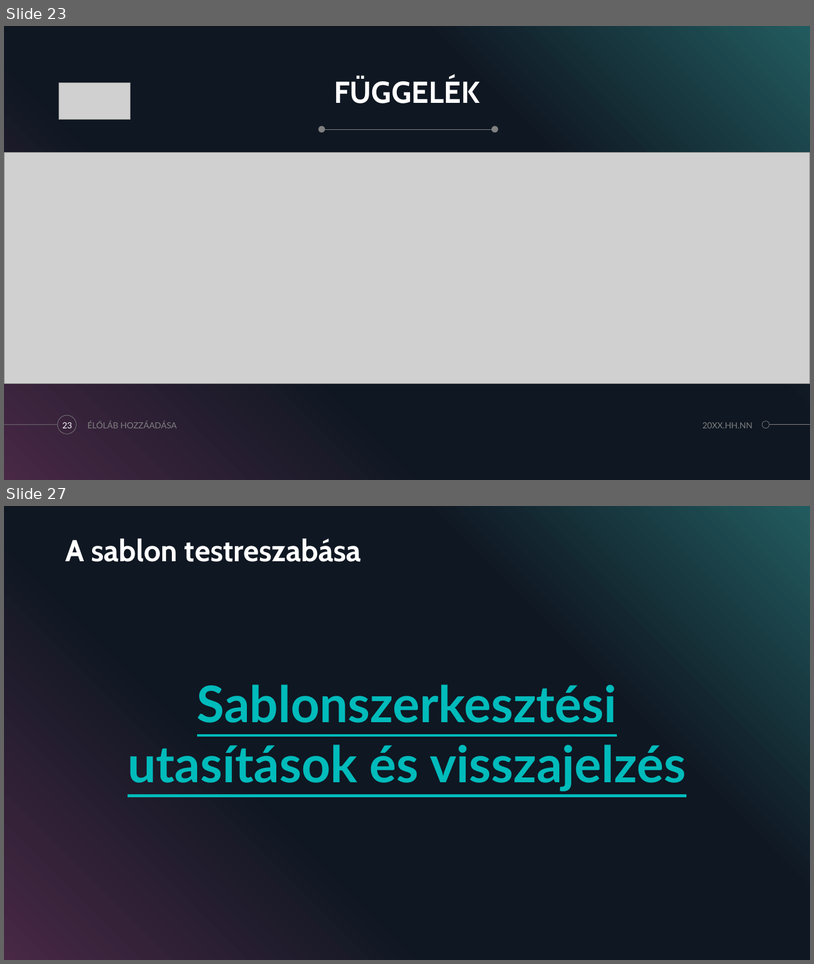
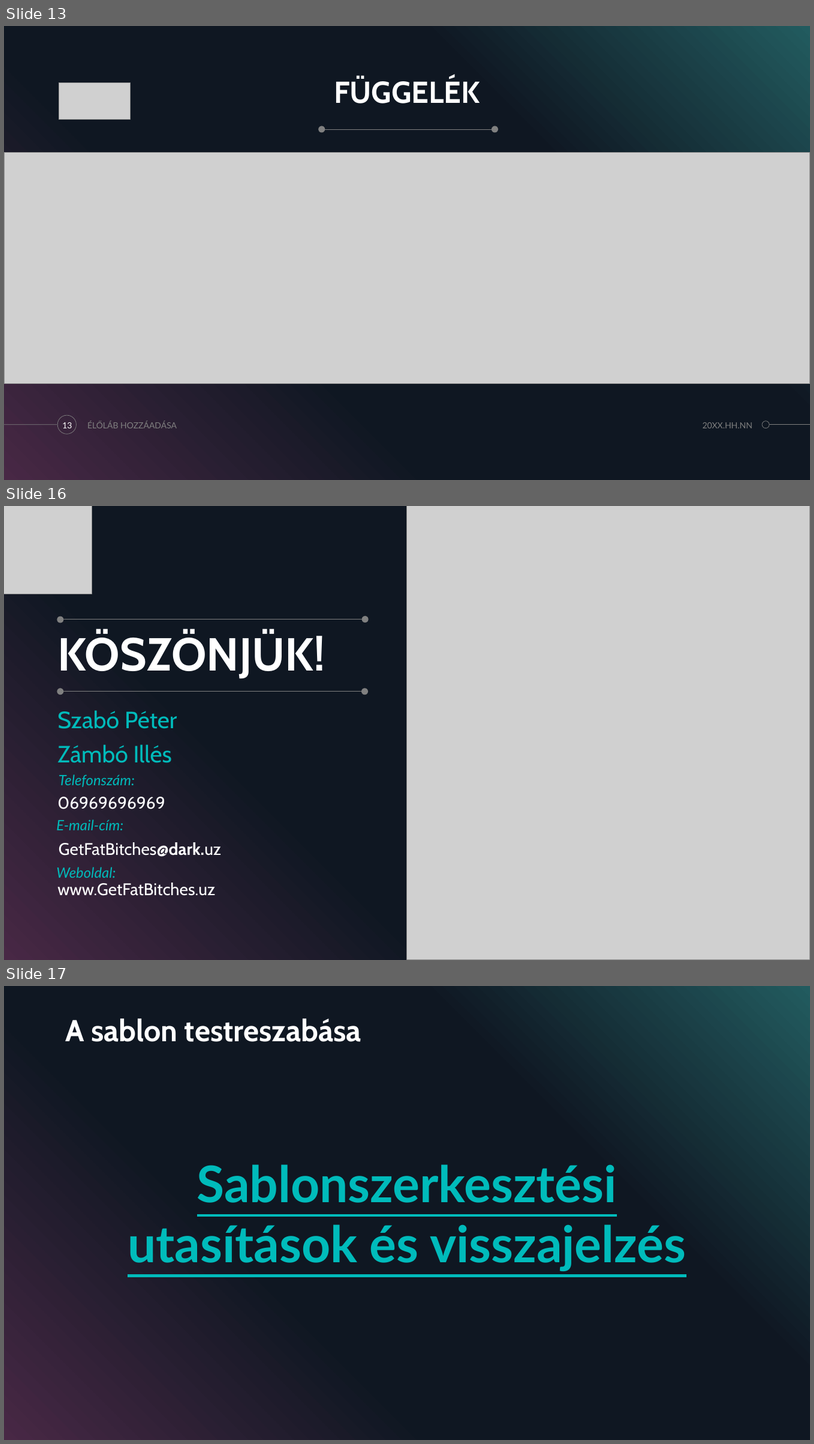
Before and after one commit to zamboilles21/terfelszinszamitas, a slide deck: documentation/PPT/TerFelSzoft.pptx. Shown one above the other, each under a label of ours: slides 23 and 27 before the commit, slides 13, 16 and 17 after it; the slides between them are not shown. The pictures are 814x964 and 814x1444 pixels, drawn with LibreOffice and Linux fonts; fonts in the diff are those of the drawing; grey boxes stand for pictures. Boxes give left, top, right and bottom in pixels: in the first picture for what was removed or moved away, otherwise in the second. Text is boxed around its words. In the diff, an @@ line names an element or a change of style, - is before the commit and + after.

```diff
--- a/documentation/PPT/TerFelSzoft.pptx
+++ b/documentation/PPT/TerFelSzoft.pptx
@@ slide 16 added at (4, 506, 810, 960), background #000000; not listed: 4 template elements that a slide beside it also shows @@
@@ picture added at (4, 506, 92, 594) @@
@@ picture added at (408, 506, 810, 960) @@
@@ ellipse added at (57, 616, 64, 623), fill #808080 @@
@@ title added at (57, 631, 326, 679), 55 pt, text #FFFFFF, bold @@
+KÖSZÖNJÜK!
@@ line added from (365, 619) to (62, 619), #808080 0.5 pt @@
@@ ellipse added at (362, 616, 369, 623), fill #808080 @@
@@ ellipse added at (57, 688, 64, 695), fill #808080 @@
@@ line added from (365, 691) to (62, 691), #808080 0.5 pt @@
@@ ellipse added at (362, 688, 368, 695), fill #808080 @@
@@ text added at (57, 710, 177, 763), 28 pt, text #00BBBB @@
+Szabó Péter
+Zámbó Illés
@@ text added at (59, 774, 135, 787), 17 pt, text #00BBBB, italic @@
+Telefonszám:
@@ text added at (57, 796, 165, 809), 20 pt, text #FFFFFF @@
+06969696969
@@ text added at (56, 819, 123, 830), 17 pt, text #00BBBB, italic @@
+E-mail-cím:
@@ text added at (59, 842, 221, 856), 20 pt, text #FFFFFF @@
+GetFatBitches@dark.uz
@@ text added at (56, 867, 116, 877), 17 pt, text #00BBBB, italic @@
+Weboldal:
@@ text added at (57, 882, 215, 895), 20 pt, text #FFFFFF @@
+www.GetFatBitches.uz
@@ what was slide 23 is now slide 13 @@
@@ page number at (62, 422, 72, 428): text changed @@
-23
+13
@@ what was slide 27 is now slide 17 @@
```
Also in this commit, not shown: 3 slides changed, 3 other slides added, 14 slides removed, 2 other files.
